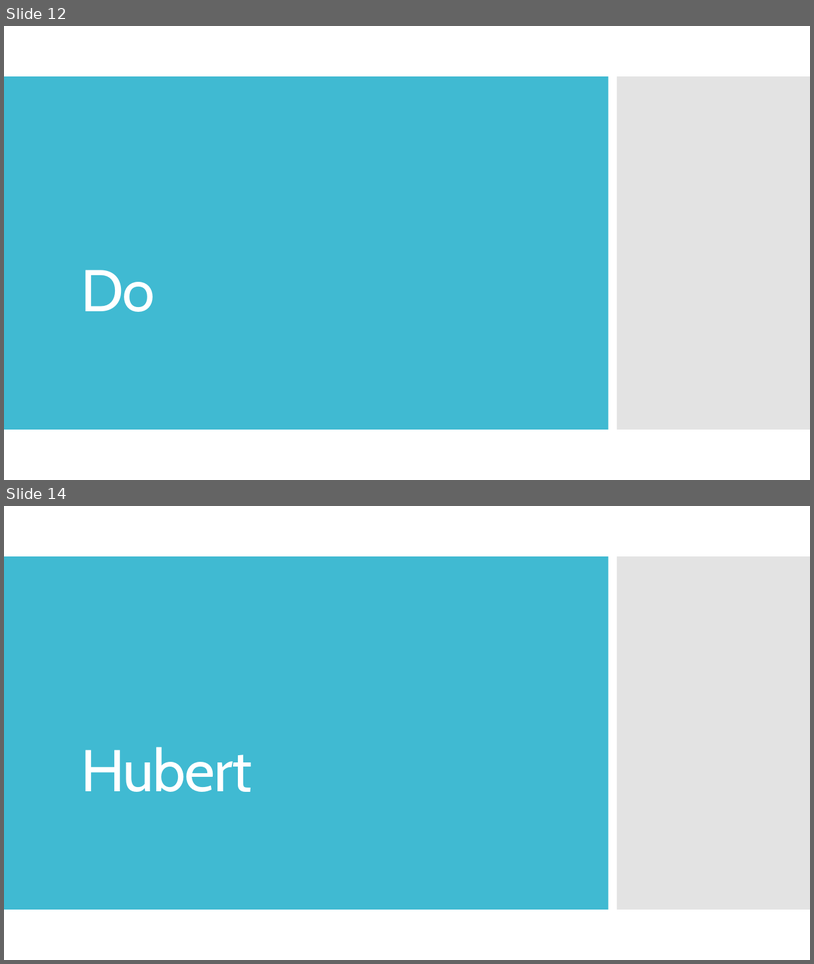
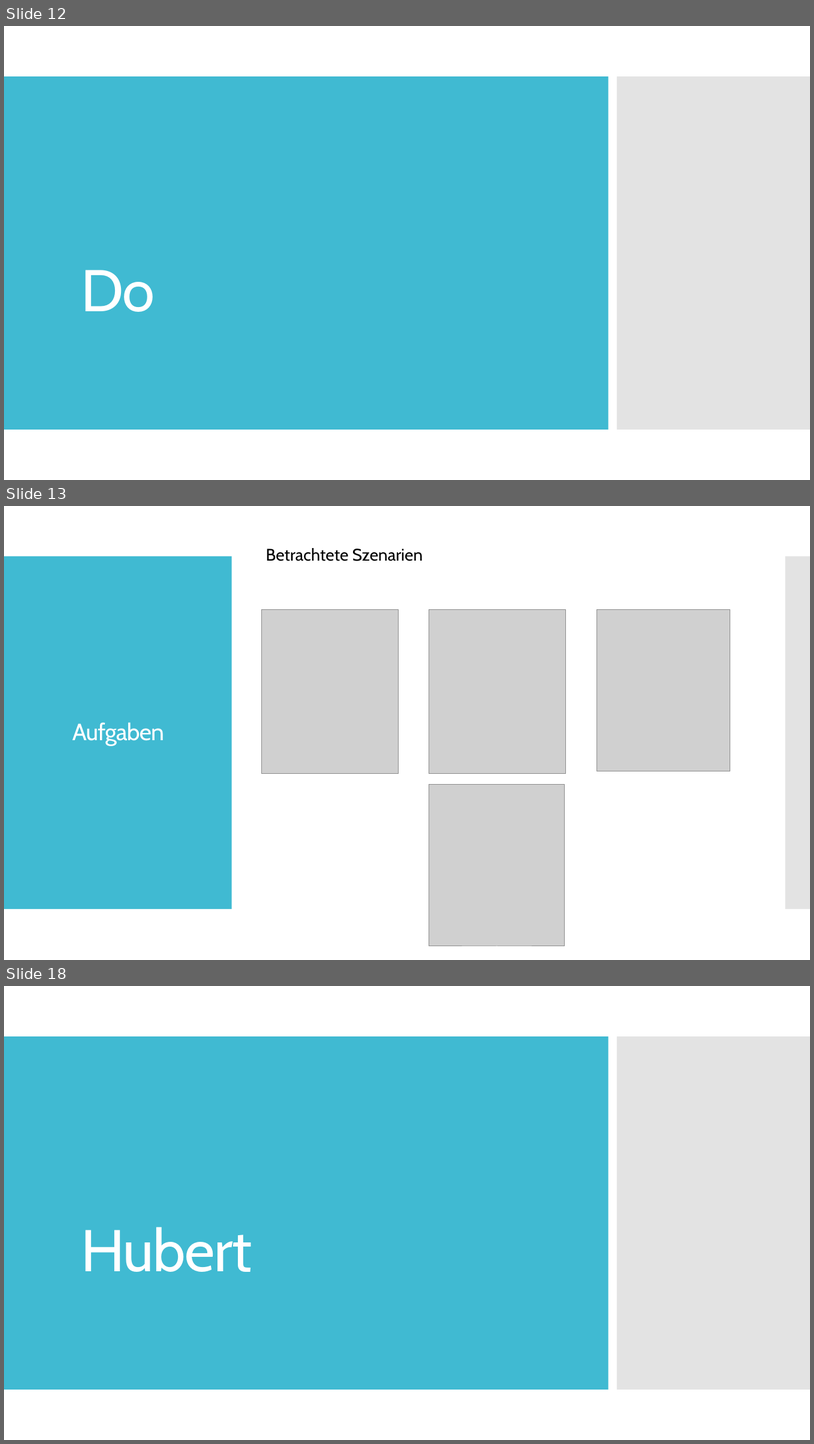
Before and after one commit to Datagroup-ModSim/ModSim17-data-generation-filters, a slide deck: presentations/Sprint 2/Datenerzeugung und Datenanalyse_Sprint2_formatiert.pptx. Shown one above the other, each under a label of ours: slides 12 and 14 before the commit, slides 12, 13 and 18 after it; the slides between them are not shown. The pictures are 814x964 and 814x1444 pixels, drawn with LibreOffice and Linux fonts; fonts in the diff are those of the drawing; grey boxes stand for pictures. Boxes give left, top, right and bottom in pixels: in the first picture for what was removed or moved away, otherwise in the second. Text is boxed around its words. In the diff, an @@ line names an element or a change of style, - is before the commit and + after.

```diff
--- a/presentations/Sprint 2/Datenerzeugung und Datenanalyse_Sprint2_formatiert.pptx
+++ b/presentations/Sprint 2/Datenerzeugung und Datenanalyse_Sprint2_formatiert.pptx
@@ slide 13 added at (x1=4, y1=506, x2=810, y2=960), background #FFFFFF @@
@@ rectangle added at (x1=4, y1=556, x2=232, y2=909), fill #40BAD2 @@
@@ text added at (x1=266, y1=548, x2=423, y2=561), 20 pt, text #000000 @@
+Betrachtete Szenarien
@@ rectangle added at (x1=786, y1=556, x2=810, y2=909), fill #C8C8C8 at 50% opacity @@
@@ picture added at (x1=262, y1=609, x2=398, y2=774) @@
@@ picture added at (x1=429, y1=609, x2=566, y2=774) @@
@@ picture added at (x1=597, y1=609, x2=731, y2=771) @@
@@ title added at (x1=72, y1=722, x2=164, y2=745), 28 pt, text #FFFFFF @@
+Aufgaben
@@ picture added at (x1=429, y1=784, x2=565, y2=946) @@
@@ what was slide 14 is now slide 18 @@
```
Also in this commit, not shown: 2 slides changed, 3 other slides added, 2 other files.
